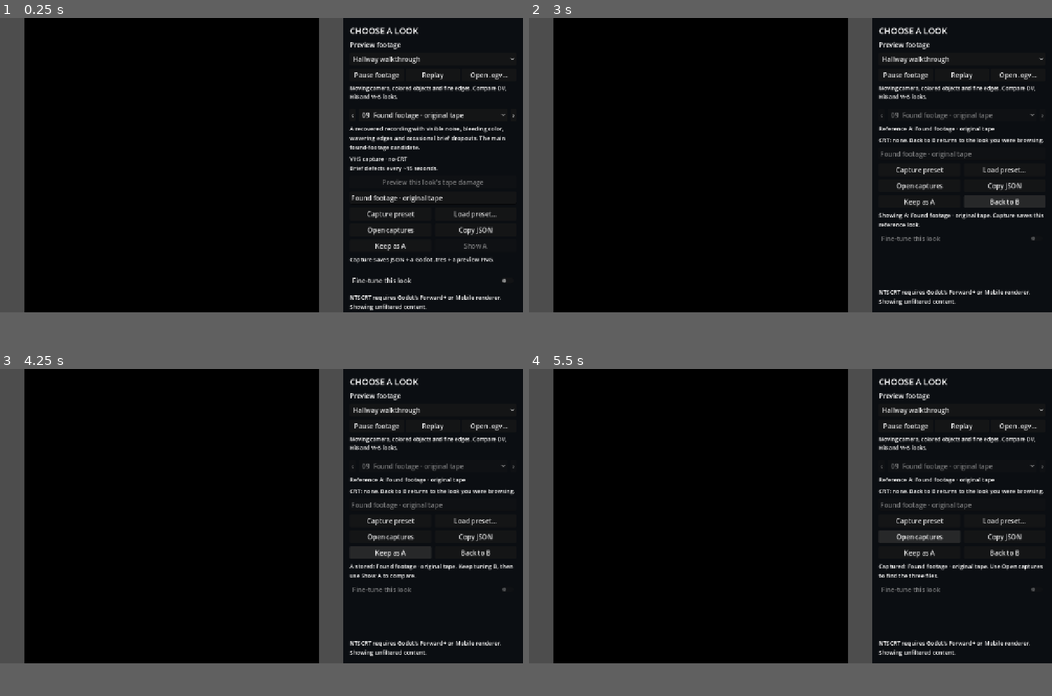
Above: before the commit, frames 1-4 (two rows, left to right).
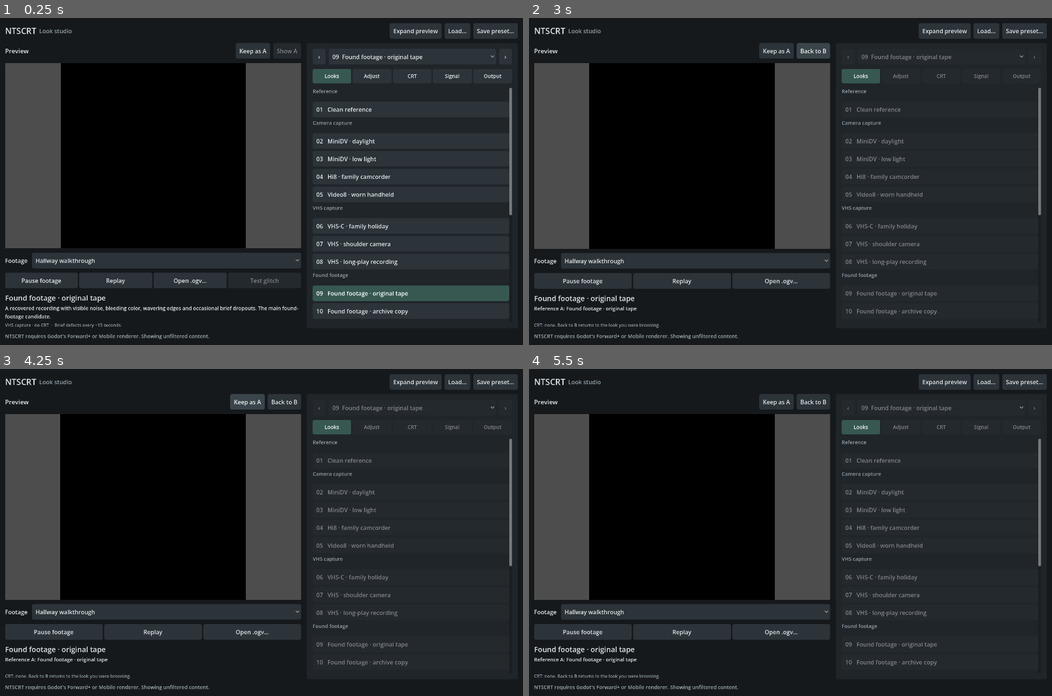
Above: after the commit, the same moments.

Repository: TheMarco/godot-ntscrt
Game: Godot game, scene res://demo/demo.tscn
Same seed, same stepped clock (60 frames per second), same inputs: the game is played once before the commit and once after it. Video files are missing from this copy of the repository; at most half a second of black plays in their place.
Inputs (mouse positions are in pixels of both pictures, inside the frame that each line leads up to):
- Up to frame 1 (0.25 s): no input
- Up to frame 2 (3 s): click (942, 31) at 0.5 s, where only the run after the commit has a clickable "Expand preview"; click (947, 31) at 1.25 s, where only the run after the commit has a clickable "Show controls"; click "Keep as A" at 2 s; click "Show A" at 2.75 s
- Up to frame 3 (4.25 s): click "Keep as A" at 3.5 s
- Up to frame 4 (5.5 s): click (921, 519) at 4.25 s, where only the run before the commit has a clickable "Capture preset"; click (921, 535) at 5 s, where only the run before the commit has a clickable "Open captures"
In our replay, the window is 800x450 before the commit and 800x500 after it. These sizes can differ from the game's own. Grey fills any space a smaller window leaves; there, only what the larger window draws over its background counts as a difference.

The runs differ from the first frame. In frame 1, 57% of the frame differs, in the area x 0-99%, y 0-99%; in frame 2, 53%; in frame 3, 53%; in frame 4, 53%.

Commit message:
Replace cramped demo sidebar with resizable look studio

Diff:
--- a/demo/demo.gd
+++ b/demo/demo.gd
@@ -2,7 +2,7 @@
 const EFFECT = preload("res://addons/ntscrt/effect.gd")
 const PROFILE = preload("res://addons/ntscrt/profile.gd")
 const LIBRARY = preload("res://addons/ntscrt/preset_library.gd")
-const WORKSHOP = preload("res://addons/ntscrt/workshop.gd")
+const WORKSHOP = preload("res://demo/workspace.gd")
 const CARD = preload("res://demo/test_card.gd")
 const CLIPS = {
 	"hallway": preload("res://demo/assets/hallway.ogv"),
@@ -33,11 +33,26 @@
 var _video_extent := Vector2i.ZERO
 
 func _ready() -> void:
+	var initial := LIBRARY.make_profile(8)
 	effect = EFFECT.new()
-	var initial := LIBRARY.make_profile(8)
 	effect.profile = initial
-	add_child(effect)
-	effect.offset_right = -WORKSHOP.PANEL_WIDTH
+	var ui := CanvasLayer.new()
+	ui.layer = 10
+	add_child(ui)
+	workshop = WORKSHOP.new()
+	workshop.profile = initial
+	workshop.apply_profile = func(value: NtscrtProfile):
+		effect.clear_glitch()
+		effect.profile = value
+	workshop.build_source_controls = _build_source_controls
+	workshop.capture_image = _capture_image
+	workshop.capture_context = _capture_context
+	workshop.restore_context = _restore_context
+	workshop.renderer_error = effect.get_error
+	workshop.play_glitch = effect.trigger_glitch
+	ui.add_child(workshop)
+	# Mount once in its final parent: removing a live effect disposes its GPU renderer.
+	workshop._preview_slot.add_child(effect)
 	var recorded := Node2D.new()
 	recorded.name = "RecordedScene"
 	var backing := ColorRect.new()
@@ -54,34 +69,24 @@
 	recorded.add_child(_card)
 	effect.add_content(recorded)
 	effect.source.size_changed.connect(_fit_video)
-	var ui := CanvasLayer.new()
-	ui.layer = 10
-	add_child(ui)
-	workshop = WORKSHOP.new()
-	workshop.profile = initial
-	workshop.apply_profile = func(value: NtscrtProfile):
-		effect.clear_glitch()
-		effect.profile = value
-	workshop.build_source_controls = _build_source_controls
-	workshop.capture_image = _capture_image
-	workshop.capture_context = _capture_context
-	workshop.restore_context = _restore_context
-	workshop.renderer_error = effect.get_error
-	workshop.play_glitch = effect.trigger_glitch
 	if effect.presenter!=null:
 		workshop.preview_damage = effect.presenter.preview_ambient_fault
-	ui.add_child(workshop)
+	workshop._refresh_library_description()
 	_select_source(0)
 
-func _build_source_controls(rows: VBoxContainer) -> void:
+func _build_source_controls(rows: VBoxContainer) -> HBoxContainer:
+	var source_row := HBoxContainer.new()
+	source_row.add_theme_constant_override("separation",12)
+	rows.add_child(source_row)
 	var title := Label.new()
-	title.text = "Preview footage"
-	rows.add_child(title)
+	title.text = "Footage"
+	source_row.add_child(title)
 	_source_select = OptionButton.new()
 	_source_select.fit_to_longest_item = false
 	for source_name in SOURCE_NAMES: _source_select.add_item(source_name)
 	_source_select.item_selected.connect(_select_source)
-	rows.add_child(_source_select)
+	_source_select.size_flags_horizontal = Control.SIZE_EXPAND_FILL
+	source_row.add_child(_source_select)
 	var playback := HBoxContainer.new()
 	rows.add_child(playback)
 	for title_text in ["Pause footage","Replay","Open .ogv…"]:
@@ -97,10 +102,8 @@
 			_: button.pressed.connect(func(): _open_dialog.popup_centered_ratio(0.8))
 	_source_note = Label.new()
 	_source_note.autowrap_mode = TextServer.AUTOWRAP_WORD_SMART
-	_source_note.add_theme_font_size_override("font_size",13)
+	_source_note.hide()
 	rows.add_child(_source_note)
-	var divider := HSeparator.new()
-	rows.add_child(divider)
 	_open_dialog = FileDialog.new()
 	_open_dialog.title = "Preview your footage"
 	_open_dialog.access = FileDialog.ACCESS_FILESYSTEM
@@ -108,6 +111,7 @@
 	_open_dialog.add_filter("*.ogv","Ogg Theora video")
 	_open_dialog.file_selected.connect(_open_video)
 	add_child(_open_dialog)
+	return playback
 
 func _select_source(index: int) -> void:
 	_source_index = index
@@ -130,6 +134,7 @@
 		_card.use_tv_card = source_id=="tv_test_card"
 		_card.queue_redraw()
 	_source_note.text = SOURCE_NOTES[index] if index<SOURCE_NOTES.size() else "Your local footage. Changing looks keeps this source."
+	_source_select.tooltip_text = _source_note.text
 	_play_button.disabled = source_id=="tv_test_card"
 	_video_extent = Vector2i.ZERO
 	_fit_video()
--- /dev/null
+++ b/demo/workspace.gd
@@ -0,0 +1,352 @@
+extends "res://addons/ntscrt/workshop.gd"
+## Demo layout. Profile editing, A/B and capture stay in the reusable workshop.
+var _split: HSplitContainer
+var _preview_slot: Control
+var _preview_column: VBoxContainer
+var _inspector: PanelContainer
+var _pages: Array[Button] = []
+var _look_buttons: Array[Button] = []
+var _current_title: Label
+var _save_dialog: Window
+var _focus_preview: Button
+
+func _ready() -> void:
+	super._ready()
+	_reveal_selected_look.call_deferred()
+
+func select_curated(index: int) -> void:
+	super.select_curated(index)
+	_reveal_selected_look.call_deferred()
+
+func _reveal_selected_look() -> void:
+	await get_tree().process_frame
+	await get_tree().process_frame
+	if _library_index>=0 and _library_index<_look_buttons.size():
+		_browser_space.ensure_control_visible(_look_buttons[_library_index])
+
+func _build_ui() -> void:
+	theme = _studio_theme()
+	var background := ColorRect.new()
+	background.color = Color("16191c")
+	background.mouse_filter = Control.MOUSE_FILTER_IGNORE
+	background.set_anchors_and_offsets_preset(Control.PRESET_FULL_RECT)
+	add_child(background)
+	var margin := MarginContainer.new()
+	margin.set_anchors_and_offsets_preset(Control.PRESET_FULL_RECT)
+	for edge in ["left","top","right","bottom"]: margin.add_theme_constant_override("margin_"+edge,14)
+	add_child(margin)
+	var root := VBoxContainer.new()
+	root.add_theme_constant_override("separation",12)
+	margin.add_child(root)
+	var toolbar := _row(root)
+	_label(toolbar,"NTSCRT",23).autowrap_mode = TextServer.AUTOWRAP_OFF
+	var subtitle := _label(toolbar,"Look studio",16)
+	subtitle.modulate = Color("a5b0b7")
+	subtitle.size_flags_horizontal = Control.SIZE_EXPAND_FILL
+	_focus_preview = _button(toolbar,"Expand preview",_toggle_inspector)
+	_focus_preview.size_flags_horizontal = 0
+	_button(toolbar,"Load…",_choose_preset).size_flags_horizontal = 0
+	_button(toolbar,"Save preset…",func(): _save_dialog.popup_centered(Vector2i(480,260))).size_flags_horizontal = 0
+	_split = HSplitContainer.new()
+	_split.size_flags_vertical = Control.SIZE_EXPAND_FILL
+	_split.add_theme_constant_override("separation",16)
+	_split.dragger_visibility = SplitContainer.DRAGGER_VISIBLE
+	_split.tooltip_text = "Drag the divider to give the preview or controls more room."
+	root.add_child(_split)
+	_preview_column = VBoxContainer.new()
+	_preview_column.custom_minimum_size.x = 300
+	_preview_column.size_flags_horizontal = Control.SIZE_EXPAND_FILL
+	_preview_column.size_flags_stretch_ratio = 1.4
+	_preview_column.add_theme_constant_override("separation",12)
+	_split.add_child(_preview_column)
+	var comparison := _row(_preview_column)
+	_label(comparison,"Preview",17).size_flags_horizontal = Control.SIZE_EXPAND_FILL
+	_button(comparison,"Keep as A",store_reference).size_flags_horizontal = 0
+	_compare = _button(comparison,"Show A",func(): show_reference(not _showing_reference))
+	_compare.size_flags_horizontal = 0
+	_compare.disabled = true
+	_preview_slot = Control.new()
+	_preview_slot.size_flags_vertical = Control.SIZE_EXPAND_FILL
+	_preview_slot.custom_minimum_size.y = 180
+	_preview_slot.mouse_filter = Control.MOUSE_FILTER_IGNORE
+	_preview_column.add_child(_preview_slot)
+	var playback: HBoxContainer = build_source_controls.call(_preview_column)
+	var details := VBoxContainer.new()
+	details.add_theme_constant_override("separation",5)
+	_preview_column.add_child(details)
+	_current_title = _label(details,"",20)
+	_look_description = _note(details,"")
+	_look_description.custom_minimum_size.y = 42
+	_look_route = _note(details,"")
+	_look_route.add_theme_font_size_override("font_size",12)
+	_look_route.modulate = Color("a5b0b7")
+	_status = _note(details,"")
+	_status.visible = false
+	_inspector = PanelContainer.new()
+	_inspector.custom_minimum_size.x = 430
+	_inspector.size_flags_horizontal = Control.SIZE_EXPAND_FILL
+	_inspector.add_theme_stylebox_override("panel",_surface(Color("20252a"),16))
+	_split.add_child(_inspector)
+	var rows := VBoxContainer.new()
+	rows.add_theme_constant_override("separation",12)
+	_inspector.add_child(rows)
+	var browser := _row(rows)
+	var previous := _button(browser,"‹",func(): _cycle_look(-1))
+	previous.custom_minimum_size.x = 36
+	previous.size_flags_horizontal = 0
+	previous.tooltip_text = "Previous look"
+	_library_select = OptionButton.new()
+	_library_select.fit_to_longest_item = false
+	_library_select.size_flags_horizontal = Control.SIZE_EXPAND_FILL
+	_library_select.add_item("Custom / loaded look")
+	for index in LIBRARY.LOOKS.size():
+		_library_select.add_item("%02d  %s" % [index+1,LIBRARY.LOOKS[index].name])
+	_library_select.item_selected.connect(func(index: int):
+		if index>0: select_curated(index-1))
+	browser.add_child(_library_select)
+	var next := _button(browser,"›",func(): _cycle_look(1))
+	next.custom_minimum_size.x = 36
+	next.size_flags_horizontal = 0
+	next.tooltip_text = "Next look"
+	_browse_buttons.assign([previous,next])
+	var navigation := _row(rows)
+	navigation.add_theme_constant_override("separation",4)
+	for title in ["Looks","Adjust","CRT","Signal","Output"]:
+		var index := _pages.size()
+		var button := _button(navigation,title,func(): _select_page(index))
+		button.toggle_mode = true
+		button.add_theme_font_size_override("font_size",14)
+		_pages.append(button)
+	_fine_tune = CheckButton.new()
+	_fine_tune.hide()
+	_fine_tune.toggled.connect(func(_on: bool): _sync_editor_visibility())
+	add_child(_fine_tune)
+	_browser_space = _build_library(rows)
+	_browser_space.resized.connect(_reveal_selected_look)
+	_tabs = TabContainer.new()
+	_tabs.tabs_visible = false
+	_tabs.size_flags_vertical = Control.SIZE_EXPAND_FILL
+	_tabs.add_theme_stylebox_override("panel",StyleBoxEmpty.new())
+	rows.add_child(_tabs)
+	_build_look(_tab("Adjust"))
+	_build_crt(_tab("CRT"))
+	_build_signal(_tab("Signal"))
+	_build_output(_tab("Output"))
+	_tabs.tab_changed.connect(func(_index: int): _sync_editor_visibility())
+	_damage_preview = _button(playback,"Test glitch",func():
+		if preview_damage.is_valid(): preview_damage.call())
+	_message = _note(root,"Select a look. Drag the divider to resize the preview and controls.")
+	_message.autowrap_mode = TextServer.AUTOWRAP_OFF
+	_message.text_overrun_behavior = TextServer.OVERRUN_TRIM_ELLIPSIS
+	_message.custom_minimum_size.y = 20
+	_message.modulate = Color("b4c0c5")
+	_build_save_dialog()
+	_load_dialog = FileDialog.new()
+	_load_dialog.title = "Load NTSCRT preset"
+	_load_dialog.access = FileDialog.ACCESS_FILESYSTEM
+	_load_dialog.file_mode = FileDialog.FILE_MODE_OPEN_FILE
+	_load_dialog.add_filter("*.json","NTSCRT preset")
+	_load_dialog.file_selected.connect(load_preset)
+	add_child(_load_dialog)
+	_sync_editor_visibility()
+	resized.connect(_fit_workspace)
+	_fit_workspace.call_deferred()
+
+func _build_look(rows: VBoxContainer) -> void:
+	_recording_toggle = CheckButton.new()
+	_recording_toggle.text = "Recording effects"
+	_recording_toggle.tooltip_text = "Bypass tape softness and damage without resetting the look. Camera color, grain and CRT stay as configured."
+	_recording_toggle.toggled.connect(func(on: bool): profile.tape = _last_tape if on else PROFILE.Tape.OFF)
+	rows.add_child(_recording_toggle)
+	_number(rows,"tape_damage","Tape damage",0,1,0.01)
+	_number(rows,"film_grain","Grain / sensor noise",0,1,0.01)
+	_label(rows,"Camera color",17)
+	_number(rows,"color_saturation","Saturation",0,1.5,0.01)
+	_number(rows,"color_temperature","White balance: cool / warm",-1,1,0.01)
+	_number(rows,"color_shadow_lift","Shadow detail",0,0.12,0.001)
+	_label(rows,"Occasional defects",17)
+	_number(rows,"ambient_fault_rate","Defects per minute",0,20,0.5)
+	_number(rows,"ambient_fault_strength","Defect strength",0,1,0.01)
+	_choice(rows,"ambient_fault_kind","Defect type",["Tracking","Color unlock","Dropout","RF static","Sync slip"])
+	var cues := _row(rows)
+	_button(cues,"Glitch pop",func(): _play_glitch("glitch_pop",0.53))
+	_button(cues,"Two blips",func(): _play_glitch("two_blips",1.1))
+	_note(rows,"Glitches need recording effects and tape damage. Reduced flashing, on Output, suppresses them.")
+
+func _build_crt(rows: VBoxContainer) -> void:
+	_toggle(rows,"crt_enabled","CRT screen")
+	_choice(rows,"crt_model","Screen model",MODEL_TITLES)
+	super._build_crt(rows)
+
+func _build_signal(rows: VBoxContainer) -> void:
+	super._build_signal(rows)
+	_controls.receiver_enabled.text = "Analog signal instability (receiver)"
+	_controls.receiver_enabled.tooltip_text = "Simulate a TV losing and recovering signal lock: rolling, tearing, color loss and interference. This advanced simulation adds CPU cost."
+
+func _build_output(rows: VBoxContainer) -> void:
+	_choice(rows,"quality","Graphics budget",["Low","Medium","High","Ultra"])
+	_toggle(rows,"reduced_flashing","Reduced flashing")
+	super._build_output(rows)
+
+func _build_library(parent: VBoxContainer) -> Control:
+	var scroll := ScrollContainer.new()
+	scroll.size_flags_vertical = Control.SIZE_EXPAND_FILL
+	scroll.horizontal_scroll_mode = ScrollContainer.SCROLL_MODE_DISABLED
+	scroll.follow_focus = true
+	parent.add_child(scroll)
+	var rows := VBoxContainer.new()
+	rows.size_flags_horizontal = Control.SIZE_EXPAND_FILL
+	rows.add_theme_constant_override("separation",6)
+	scroll.add_child(rows)
+	var previous_group := ""
+	for index in LIBRARY.LOOKS.size():
+		var look: Dictionary = LIBRARY.LOOKS[index]
+		if look.group!=previous_group:
+			var heading := _label(rows,look.group,14)
+			heading.custom_minimum_size.y = 32
+			heading.modulate = Color("a5b0b7")
+			previous_group = look.group
+		var button := _button(rows,"%02d   %s" % [index+1,look.name],func(): select_curated(index))
+		button.alignment = HORIZONTAL_ALIGNMENT_LEFT
+		button.text_overrun_behavior = TextServer.OVERRUN_TRIM_ELLIPSIS
+		button.tooltip_text = look.description
+		button.toggle_mode = true
+		button.custom_minimum_size.y = 40
+		_look_buttons.append(button)
+	return scroll
+
+func _build_save_dialog() -> void:
+	_save_dialog = Window.new()
+	_save_dialog.title = "Save your look"
+	_save_dialog.transient = true
+	_save_dialog.exclusive = true
+	_save_dialog.unresizable = true
+	_save_dialog.visible = false
+	_save_dialog.close_requested.connect(_save_dialog.hide)
+	add_child(_save_dialog)
+	var panel := PanelContainer.new()
+	panel.set_anchors_and_offsets_preset(Control.PRESET_FULL_RECT)
+	panel.add_theme_stylebox_override("panel",_surface(Color("20252a"),20))
+	_save_dialog.add_child(panel)
+	var rows := VBoxContainer.new()
+	rows.add_theme_constant_override("separation",12)
+	panel.add_child(rows)
+	_label(rows,"Preset name",17)
+	_name = LineEdit.new()
+	_name.text = "My recording look"
+	_name.placeholder_text = "Name this look"
+	rows.add_child(_name)
+	_note(rows,"Saves every setting as JSON and a Godot resource, plus a PNG of the preview.")
+	_capture_button = _button(rows,"Capture preset",func():
+		_save_dialog.hide()
+		await capture_preset())
+	var files := _row(rows)
+	_button(files,"Open captures",_open_captures)
+	_button(files,"Copy JSON",func():
+		DisplayServer.clipboard_set(JSON.stringify(PRESETS.encode(_visible_profile(),_visible_name(),_capture_context()),"\t"))
+		_message.text = "Visible look copied as preset JSON."
+		_save_dialog.hide())
+
+func _select_page(index: int) -> void:
+	if _showing_reference and index>0: return
+	_fine_tune.set_pressed_no_signal(index>0)
+	if index>0: _tabs.current_tab = index-1
+	_sync_editor_visibility()
+
+func _sync_editor_visibility() -> void:
+	if _tabs==null: return
+	var editing := _fine_tune.button_pressed and not _showing_reference
+	_tabs.visible = editing
+	_browser_space.visible = not editing
+	for index in _pages.size():
+		_pages[index].set_pressed_no_signal(index==(_tabs.current_tab+1 if editing else 0))
+		_pages[index].disabled = _showing_reference and index>0
+	for button in _look_buttons: button.disabled = _showing_reference
+
+func _refresh_library_description() -> void:
+	super._refresh_library_description()
+	_current_title.text = _visible_name()
+	for index in _look_buttons.size():
+		_look_buttons[index].set_pressed_no_signal(index==_library_index and not _showing_reference)
+	# Keep the description stable in height while browsing and tuning.
+	_look_route.text = _look_route.text.replace("\n","  ·  ")
+
+func _refresh_crt() -> void:
+	var old_model := _crt_model
+	super._refresh_crt()
+	if old_model==_crt_model: return
+	for control: SpinBox in _crt_controls.values():
+		var box := control.get_parent()
+		var label := box.get_child(0)
+		var row := HBoxContainer.new()
+		row.add_theme_constant_override("separation",12)
+		box.add_child(row)
+		label.reparent(row)
+		label.size_flags_horizontal = Control.SIZE_EXPAND_FILL
+		label.add_theme_font_size_override("font_size",15)
+		control.reparent(row)
+		control.custom_minimum_size.x = 116
+
+func _filter_crt() -> void:
+	var query := _crt_filter.text.strip_edges().to_lower()
+	var descriptors := PROFILE.crt_descriptors(_crt_model)
+	for key: String in _crt_controls:
+		var control: Control = _crt_controls[key]
+		var box := control.get_parent()
+		if box is HBoxContainer: box = box.get_parent()
+		box.visible = query.is_empty() or query in (key+" "+str(descriptors[key].label)).to_lower()
+
+func _number(parent: Node,key: String,title: String,minimum: float,maximum: float,step: float) -> void:
+	var row := _row(parent)
+	_label(row,title,15).size_flags_horizontal = Control.SIZE_EXPAND_FILL
+	var number := SpinBox.new()
+	number.custom_minimum_size.x = 116
+	number.min_value = minimum
+	number.max_value = maximum
+	number.step = step
+	number.value_changed.connect(func(value: float): profile.set(key,int(value) if profile.get(key) is int else value))
+	row.add_child(number)
+	_controls[key] = number
+
+func _toggle_inspector() -> void:
+	_inspector.visible = not _inspector.visible
+	_focus_preview.text = "Show controls" if not _inspector.visible else "Expand preview"
+
+func _fit_workspace() -> void:
+	# At small sizes the inspector retains a usable width; the divider stays draggable.
+	if _inspector==null: return
+	_inspector.custom_minimum_size.x = 380 if size.x<1100 else 430
+	_preview_column.custom_minimum_size.x = 240 if size.x<1100 else 300
+
+func _process(delta: float) -> void:
+	super._process(delta)
+	if _preview_slot==null: return
+	_message.tooltip_text = _message.text
+	var error: String = renderer_error.call() if renderer_error.is_valid() else ""
+	if not error.is_empty(): _message.text = error
+
+func _surface(color: Color,padding := 10) -> StyleBoxFlat:
+	var style := StyleBoxFlat.new()
+	style.bg_color = color
+	style.set_corner_radius_all(5)
+	for edge in [SIDE_LEFT,SIDE_TOP,SIDE_RIGHT,SIDE_BOTTOM]: style.set_content_margin(edge,padding)
+	return style
+
+func _studio_theme() -> Theme:
+	var result := Theme.new()
+	result.default_font_size = 16
+	for type in ["Button","OptionButton","LineEdit","CheckButton","Label"]:
+		result.set_color("font_color",type,Color("e2e8e9"))
+	for type in ["Button","OptionButton"]:
+		result.set_stylebox("normal",type,_surface(Color("2c3339")))
+		result.set_stylebox("hover",type,_surface(Color("39454a")))
+		result.set_stylebox("pressed",type,_surface(Color("365851")))
+		result.set_stylebox("disabled",type,_surface(Color("24292e")))
+		var focus := _surface(Color(0,0,0,0))
+		focus.set_border_width_all(2)
+		focus.border_color = Color("9bc7b7")
+		result.set_stylebox("focus",type,focus)
+	result.set_stylebox("normal","LineEdit",_surface(Color("151a1e"),9))
+	result.set_stylebox("focus","LineEdit",result.get_stylebox("focus","Button"))
+	result.set_constant("scrollbar_width","VScrollBar",12)
+	return result
--- a/project.godot
+++ b/project.godot
@@ -16,9 +16,10 @@
 
 [display]
 
-window/size/viewport_width=1280
-window/size/viewport_height=720
-window/stretch/mode="canvas_items"
+window/size/viewport_width=1440
+window/size/viewport_height=900
+window/size/window_width_override=1440
+window/size/window_height_override=900
 
 [editor_plugins]
 
--- /dev/null
+++ b/tests/audit_demo_layout.gd
@@ -0,0 +1,64 @@
+extends SceneTree
+var failures: Array[String] = []
+func _initialize() -> void: _run.call_deferred()
+func check(ok: bool,label: String) -> void:
+	if not ok: failures.append(label); printerr(label)
+func frames(count := 8) -> void:
+	for frame in count: await process_frame
+	RenderingServer.force_draw()
+func _run() -> void:
+	root.size = Vector2i(1280,800)
+	var demo: Node = load("res://demo/demo.tscn").instantiate()
+	root.add_child(demo)
+	demo._select_source(4)
+	var studio: Control = demo.workshop
+	var folder := "/tmp/ntscrt-studio-layout"
+	DirAccess.make_dir_recursive_absolute(folder)
+	for extent in [Vector2i(1280,800),Vector2i(960,640),Vector2i(1440,900)]:
+		root.size = extent
+		await frames(12)
+		for page in range(5):
+			studio._select_page(page)
+			await frames()
+			var viewport := Rect2(Vector2.ZERO,Vector2(extent))
+			var pane: Control = studio._browser_space if page==0 else studio._tabs
+			check(viewport.encloses(studio._inspector.get_global_rect()),"Inspector leaves window: %s / %d" % [extent,page])
+			check(viewport.encloses(demo.effect.get_global_rect()),"Preview leaves window: %s / %d" % [extent,page])
+			check(pane.size.y>=extent.y*0.60,"Controls too short: %s / %d (%s)" % [extent,page,pane.size])
+			check(demo.effect.size.x>=240 and demo.effect.size.y>=180,"Preview too small: %s / %d" % [extent,page])
+			check(not demo.effect.get_global_rect().intersects(studio._inspector.get_global_rect()),"Controls overlap preview")
+			check(studio._pages[page].button_pressed,"Navigation selection is stale")
+			root.get_texture().get_image().save_png(folder.path_join("%dx%d-page%d.png" % [extent.x,extent.y,page]))
+		studio._select_page(1)
+		var before: float = demo.effect.size.x
+		studio._split.split_offset -= 60
+		await frames()
+		check(demo.effect.size.x<before,"Divider did not resize preview")
+		studio._toggle_inspector()
+		await frames()
+		check(demo.effect.size.x>extent.x*0.9,"Expand preview did not use available width")
+		studio._toggle_inspector()
+		await frames()
+		check(studio._tabs.visible and studio._pages[1].button_pressed,"Returning from expanded preview lost editor page")
+	studio.store_reference()
+	studio.show_reference(true)
+	check(studio._look_buttons[0].disabled and studio._pages[1].disabled,"A/B permits editing the reference")
+	studio.show_reference(false)
+	studio._select_page(2)
+	studio._crt_filter.text = "GLOW_HALATION"
+	studio._filter_crt()
+	check(studio._crt_controls["GLOW_HALATION"].get_parent().get_parent().visible,"CRT search hides matching row")
+	studio._save_dialog.popup_centered(Vector2i(480,260))
+	await frames(4)
+	check(studio._name.is_visible_in_tree() and studio._capture_button.is_visible_in_tree(),"Save controls are inaccessible")
+	check(Rect2(Vector2.ZERO,Vector2(studio._save_dialog.size)).encloses(studio._capture_button.get_global_rect()),"Save button leaves dialog")
+	studio._save_dialog.hide()
+	var capture: Dictionary = await studio.capture_preset(folder.path_join("capture"))
+	check(capture.error.is_empty(),"Studio capture failed")
+	check(capture.image_size==Vector2i(demo.effect.size),"Capture is not limited to preview")
+	check(demo.effect.presenter.ready_frames>0,"Studio never rendered a filtered frame")
+	check(demo.effect.get_error().is_empty(),demo.effect.get_error())
+	demo.queue_free()
+	await frames(3)
+	print("DEMO_LAYOUT ","PASS" if failures.is_empty() else "FAIL", " — pages, resizing, divider, preview, A/B, search, save and capture")
+	quit(0 if failures.is_empty() else 1)
Not shown, changed: docs/PRESETS.md
